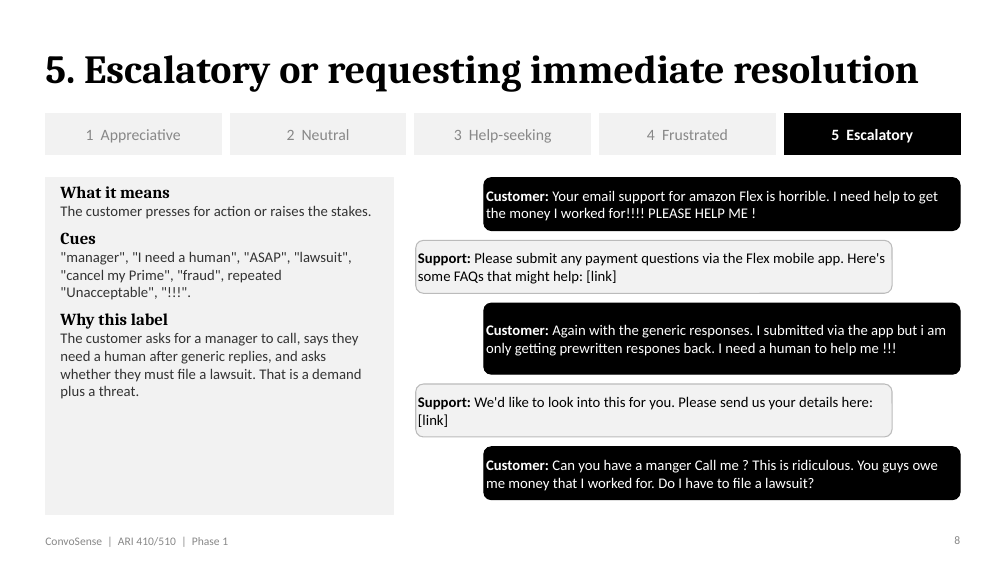
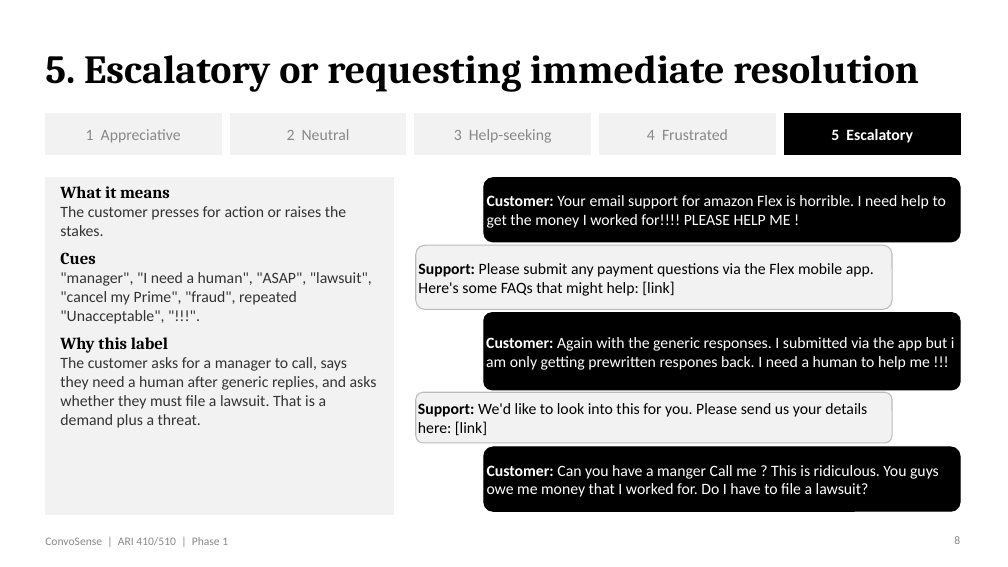
Before and after one commit to venkatrepaka-umich/ConvoSense, a slide deck: slide 8 of docs/Phase 1 PPT.pptx. Drawn at 1008x567 pixels with LibreOffice and Linux fonts; fonts in the diff are those of the drawing. Boxes give left, top, right and bottom in pixels: in the first picture for what was removed or moved away, otherwise in the second. Text is boxed around its words. In the diff, an @@ line names an element or a change of style, - is before the commit and + after.

```diff
--- a/docs/Phase 1 PPT.pptx
+++ b/docs/Phase 1 PPT.pptx
@@ rounded rectangle "Customer: Your email support for ...": place and size @@
-rounded rectangle "Customer: Your email support for ..." at <box>484,178,960,231</box>
+rounded rectangle "Customer: Your email support for ..." at <box>484,178,960,242</box>
@@ text at <box>60,206,377,428</box>: size 14 to 15 pt @@
@@ rounded rectangle "Support: Please submit any payment ...": place and size @@
-rounded rectangle "Support: Please submit any payment ..." at <box>416,240,892,293</box>
+rounded rectangle "Support: Please submit any payment ..." at <box>416,245,892,309</box>
@@ size 14 to 15 pt in 5 elements at <box>416,392,892,443</box>, <box>484,178,960,242</box>, <box>484,447,960,511</box>, <box>416,245,892,309</box>, <box>484,313,960,390</box> @@
@@ rounded rectangle "Customer: Again with the generic ...": place and size @@
-rounded rectangle "Customer: Again with the generic ..." at <box>484,303,960,374</box>
+rounded rectangle "Customer: Again with the generic ..." at <box>484,313,960,390</box>
@@ rounded rectangle "Support: We'd like to look ...": place and size @@
-rounded rectangle "Support: We'd like to look ..." at <box>416,384,892,437</box>
+rounded rectangle "Support: We'd like to look ..." at <box>416,392,892,443</box>
@@ rounded rectangle "Customer: Can you have a ...": place and size @@
-rounded rectangle "Customer: Can you have a ..." at <box>484,447,960,500</box>
+rounded rectangle "Customer: Can you have a ..." at <box>484,447,960,511</box>
```
Also in this commit, not shown: 7 other slides changed, 2 other files.
